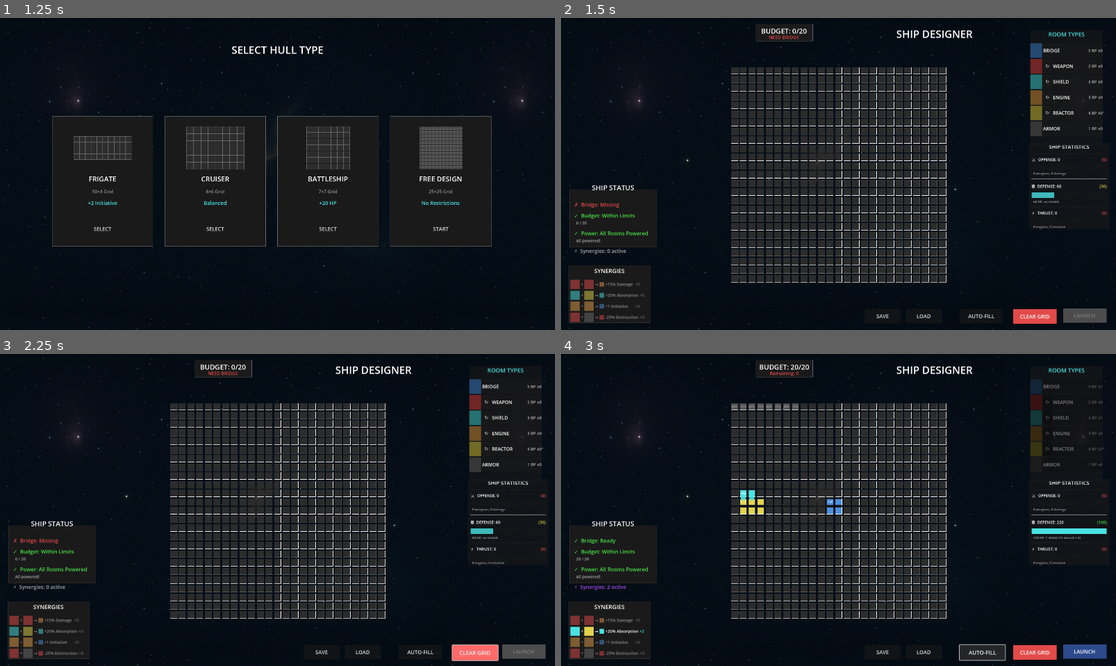
Above: before the commit, frames 1-4 (two rows, left to right).
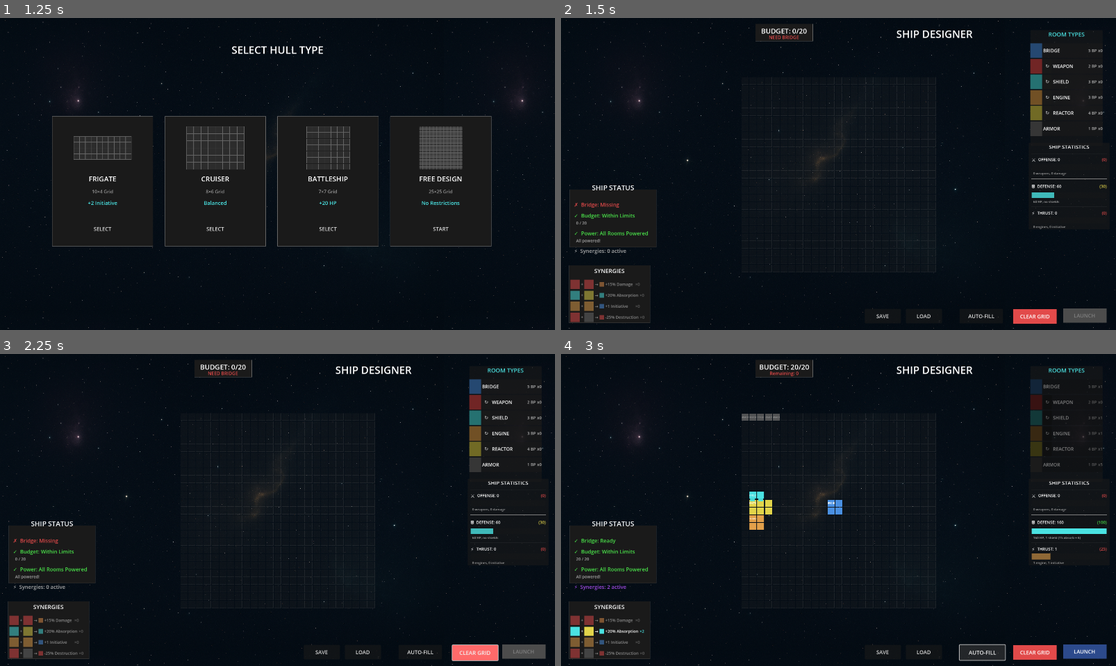
Above: after the commit, the same moments.

Repository: cautiouskurns/Startship-Designer
Game: Godot game, scene res://scenes/mission/MissionSelect.tscn
Two runs of this game, one before a commit and one after it. Both use one fixed random seed, a clock stepped at 60 frames per second and the inputs below. Sound files missing from this copy of the repository are replaced by a short silence.
Inputs:
- Up to frame 1 (1.25 s): click "PATROL DUTY" at 0.5 s
- Up to frame 2 (1.5 s): click "START" at 1.25 s
- Up to frame 3 (2.25 s): click "CLEAR GRID" at 2 s
- Up to frame 4 (3 s): click "AUTO-FILL" at 2.75 s

Frame 1 is identical in both runs. In frame 2, 18% of the frame differs, in the area x 30-70%, y 15-85%; in frame 3, 18%; in frame 4, 18%, in the area x 30-99%, y 15-85%.

Commit message:
feat: Adjust tile margins and implement zoom/pan functionality in ship designer

Diff:
--- a/scenes/components/GridTile.tscn
+++ b/scenes/components/GridTile.tscn
@@ -3,10 +3,10 @@
 [ext_resource type="Script" uid="uid://cdcsi45ggef6q" path="res://scripts/components/GridTile.gd" id="1"]
 
 [sub_resource type="StyleBoxFlat" id="StyleBoxFlat_1"]
-bg_color = Color(0.172549, 0.172549, 0.172549, 1)
+bg_color = Color(0.172549, 0.172549, 0.172549, 0.2)
 border_width_right = 1
 border_width_bottom = 1
-border_color = Color(1, 1, 1, 1)
+border_color = Color(0.3, 0.3, 0.3, 0.4)
 
 [node name="GridTile" type="Panel"]
 theme_override_styles/panel = SubResource("StyleBoxFlat_1")
--- a/scripts/components/GridTile.gd
+++ b/scripts/components/GridTile.gd
@@ -107,9 +107,9 @@
 	# This makes T-shapes and complex shapes display correctly
 	if not room_background:
 		room_background = ColorRect.new()
-		var bg_size = size - Vector2(4, 4)  # 2px margin on each side
+		var bg_size = size - Vector2(1, 1)  # 0.5px margin on each side for barely visible gap
 		room_background.size = bg_size
-		room_background.position = Vector2(2, 2)
+		room_background.position = Vector2(0.5, 0.5)
 		room_background.z_index = 0  # Behind Room node and flash overlay
 		room_background.mouse_filter = Control.MOUSE_FILTER_IGNORE
 		room_background.color = RoomData.get_color(room.room_type)
@@ -123,7 +123,7 @@
 		room.resize_to_tile()
 
 		# Center room in tile (don't scale, just show label on anchor)
-		room.position = Vector2(2, 2)
+		room.position = Vector2(0.5, 0.5)
 		room.z_index = 1  # Draw on top of background
 		room.visible = true
 		room.modulate = Color(1, 1, 1, 1)
@@ -193,9 +193,9 @@
 		if not unpowered_overlay:
 			unpowered_overlay = ColorRect.new()
 			unpowered_overlay.color = Color(0.3, 0.3, 0.3, 0.3)  # Dark gray, semi-transparent
-			var overlay_size = size - Vector2(4, 4)  # 2px margin on each side
+			var overlay_size = size - Vector2(1, 1)  # 0.5px margin on each side
 			unpowered_overlay.size = overlay_size
-			unpowered_overlay.position = Vector2(2, 2)
+			unpowered_overlay.position = Vector2(0.5, 0.5)
 			unpowered_overlay.z_index = 2  # Above room background and Room node, below flash
 			unpowered_overlay.mouse_filter = Control.MOUSE_FILTER_IGNORE
 			add_child(unpowered_overlay)
@@ -222,9 +222,9 @@
 	if not preview_overlay:
 		preview_overlay = ColorRect.new()
 		preview_overlay.color = Color(0.886, 0.290, 0.290, 0.5)  # Red, 50% opacity
-		var overlay_size = size - Vector2(4, 4)  # 2px margin on each side
+		var overlay_size = size - Vector2(1, 1)  # 0.5px margin on each side
 		preview_overlay.size = overlay_size
-		preview_overlay.position = Vector2(2, 2)
+		preview_overlay.position = Vector2(0.5, 0.5)
 		preview_overlay.z_index = 2  # Above room but below flash
 		preview_overlay.mouse_filter = Control.MOUSE_FILTER_IGNORE
 		add_child(preview_overlay)
@@ -232,7 +232,7 @@
 ## Clear preview (restore default border)
 func clear_preview():
 	# Restore border to default (right and bottom only for grid pattern)
-	style_box.border_color = Color(1, 1, 1)  # White
+	style_box.border_color = Color(0.3, 0.3, 0.3, 0.4)  # Dark gray, transparent
 	style_box.border_width_left = 0
 	style_box.border_width_top = 0
 	style_box.border_width_right = 1
--- a/scripts/components/Room.gd
+++ b/scripts/components/Room.gd
@@ -39,7 +39,7 @@
 	# Get parent (GridTile) size and subtract margin
 	if get_parent() and get_parent() is GridTile:
 		var tile_size = get_parent().size
-		var room_size = tile_size - Vector2(4, 4)  # 2px margin on each side
+		var room_size = tile_size - Vector2(1, 1)  # 0.5px margin on each side for barely visible gap
 		custom_minimum_size = room_size
 		size = room_size
 
--- a/scripts/data/RoomData.gd
+++ b/scripts/data/RoomData.gd
@@ -114,34 +114,11 @@
 	SynergyType.DURABILITY: Color(0.886, 0.290, 0.290)       # Red #E24A4A
 }
 
-## Check if room can be placed in column (Phase 10.4 - expanded weapon placement for tapered hulls)
-## Ship points RIGHT (→) in combat, so weapons go on right (front), engines on left (back)
+## Check if room can be placed in column
+## Constraints removed - all rooms can be placed anywhere
 static func can_place_in_column(room_type: RoomType, column: int, grid_width: int = -1) -> bool:
-	# If grid_width provided, calculate constraints dynamically based on hull
-	if grid_width > 0:
-		match room_type:
-			RoomType.WEAPON:
-				# Phase 10.4: Expanded to account for tapered hulls
-				# Weapons allowed in right half of ship (front section)
-				# Frigate (10 wide): Right half columns [4, 5, 6, 7, 8, 9]
-				# Cruiser (8 wide): Right half columns [3, 4, 5, 6, 7]
-				# Battleship (7 wide): Right half columns [2, 3, 4, 5, 6]
-				var half_point = int(grid_width / 2.0)
-				return column >= half_point - 1
-			RoomType.ENGINE:
-				# Always leftmost 2 columns [0, 1] (back of ship)
-				return column in [0, 1]
-			_:
-				# All other room types can be placed anywhere
-				return true
-
-	# Fallback to static placement_columns if grid_width not provided (backwards compatibility)
-	var allowed_columns = placement_columns.get(room_type, [])
-	# If empty array, any column is allowed
-	if allowed_columns.is_empty():
-		return true
-	# Otherwise check if column is in allowed list
-	return column in allowed_columns
+	# No placement constraints - allow all rooms in all columns
+	return true
 
 ## Get synergy type between two room types (order-independent)
 static func get_synergy_type(room_type_a: RoomType, room_type_b: RoomType) -> SynergyType:
--- a/scripts/designer/ShipDesigner.gd
+++ b/scripts/designer/ShipDesigner.gd
@@ -73,6 +73,14 @@
 
 ## Room ID counter for tracking instances (Phase 7.1)
 var next_room_id: int = 1
+
+## Zoom and pan variables
+var zoom_level: float = 1.0
+var min_zoom: float = 0.5
+var max_zoom: float = 3.0
+var zoom_step: float = 0.1
+var pan_offset: Vector2 = Vector2.ZERO
+var pan_speed: float = 10.0  # Pixels per frame when holding WASD
 
 func _ready():
 	# Load mission budget from GameState
@@ -481,10 +489,26 @@
 	var synergy_bonuses = temp_ship.calculate_synergy_bonuses()
 	synergy_guide_panel.update_synergy_counts(synergy_bonuses["counts"])
 
-## Pulse power lines brightness and update cost indicator
+## Pulse power lines brightness, update cost indicator, and handle WASD panning
 func _process(_delta):
 	# Pulse power lines (delegated to ShipGrid)
 	ship_grid.pulse_power_lines()
+
+	# Handle WASD panning when zoomed
+	var pan_direction = Vector2.ZERO
+	if Input.is_key_pressed(KEY_W):
+		pan_direction.y += 1
+	if Input.is_key_pressed(KEY_S):
+		pan_direction.y -= 1
+	if Input.is_key_pressed(KEY_A):
+		pan_direction.x += 1
+	if Input.is_key_pressed(KEY_D):
+		pan_direction.x -= 1
+
+	# Only pan if zoomed in and direction pressed
+	if pan_direction != Vector2.ZERO:
+		pan_offset += pan_direction * pan_speed
+		_apply_zoom_and_pan()
 
 	# Update cost indicator
 	if selected_room_type != RoomData.RoomType.EMPTY and hovered_tile != null:
@@ -510,8 +534,18 @@
 		# Hide cost indicator when not hovering or no room selected
 		cost_indicator.visible = false
 
-## Handle keyboard input (Phase 7.3 - R key for rotation)
+## Handle keyboard and mouse input
 func _unhandled_input(event: InputEvent):
+	# Mouse wheel for zoom
+	if event is InputEventMouseButton:
+		if event.button_index == MOUSE_BUTTON_WHEEL_UP and event.pressed:
+			_zoom_in()
+			get_viewport().set_input_as_handled()
+		elif event.button_index == MOUSE_BUTTON_WHEEL_DOWN and event.pressed:
+			_zoom_out()
+			get_viewport().set_input_as_handled()
+
+	# Keyboard input
 	if event is InputEventKey and event.pressed and not event.echo:
 		# R key to rotate selected room
 		if event.keycode == KEY_R:
@@ -519,6 +553,21 @@
 			if selected_room_type != RoomData.RoomType.EMPTY:
 				rotate_selected_room()
 				get_viewport().set_input_as_handled()
+
+## Zoom in
+func _zoom_in():
+	zoom_level = min(zoom_level + zoom_step, max_zoom)
+	_apply_zoom_and_pan()
+
+## Zoom out
+func _zoom_out():
+	zoom_level = max(zoom_level - zoom_step, min_zoom)
+	_apply_zoom_and_pan()
+
+## Apply zoom and pan transformation to ship_grid
+func _apply_zoom_and_pan():
+	ship_grid.scale = Vector2(zoom_level, zoom_level)
+	ship_grid.position = Vector2(960, 540) + pan_offset
 
 ## Handle tile left-click - place selected room type from palette (Phase 7.1/7.3 - shaped rooms with rotation)
 func _on_tile_clicked(x: int, y: int):
--- a/scripts/designer/ShipGrid.gd
+++ b/scripts/designer/ShipGrid.gd
@@ -11,7 +11,7 @@
 var GRID_WIDTH: int = 8
 var GRID_HEIGHT: int = 6
 const TILE_SIZE = 25
-const TILE_SPACING = 5  # Gap between tiles in pixels
+const TILE_SPACING = 2  # Gap between tiles in pixels
 
 ## Phase 10.4: Valid tile positions for shaped hulls
 ## Dictionary of "x,y" -> true for positions that exist in hull shape
